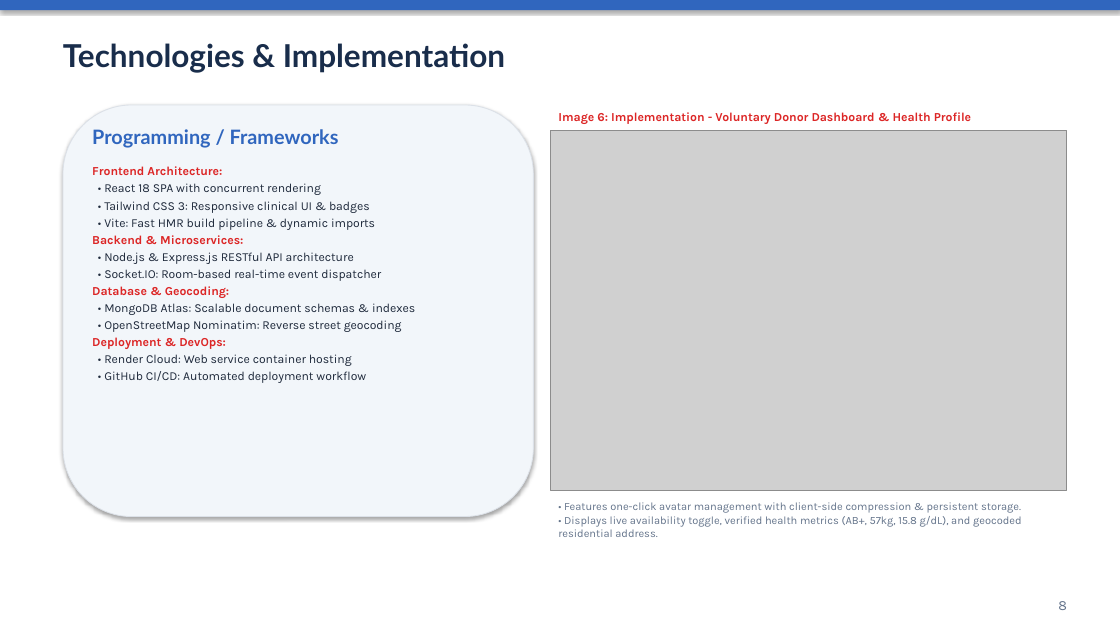
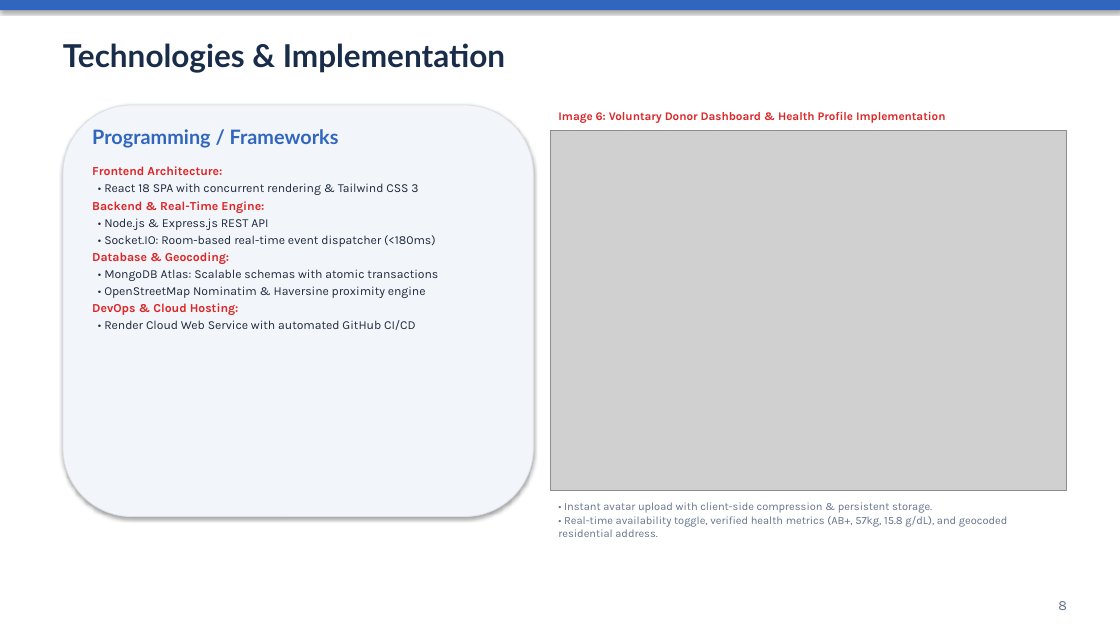
Before and after one commit to rohitmanu-design/BloodNet, a slide deck: slide 8 of BLOODNET_PROJECT_PRESENTATION.pptx. Drawn at 1120x630 pixels with LibreOffice and Linux fonts; fonts in the diff are those of the drawing; grey boxes stand for pictures. Boxes give left, top, right and bottom in pixels: in the first picture for what was removed or moved away, otherwise in the second. Text is boxed around its words. In the diff, an @@ line names an element or a change of style, - is before the commit and + after.

```diff
--- a/BLOODNET_PROJECT_PRESENTATION.pptx
+++ b/BLOODNET_PROJECT_PRESENTATION.pptx
@@ text at (x1=558, y1=111, x2=945, y2=123): text changed; size 10.5 to 10 pt @@
-Image 6: Implementation - Voluntary Donor Dashboard & Health Profile
+Image 6: Voluntary Donor Dashboard & Health Profile Implementation
@@ text at (x1=92, y1=183, x2=436, y2=247): text changed @@
-• React 18 SPA with concurrent rendering
-• Tailwind CSS 3: Responsive clinical UI & badges
-• Vite: Fast HMR build pipeline & dynamic imports
-Backend & Microservices:
-• Node.js & Express.js RESTful API architecture
-• Socket.IO: Room-based real-time event dispatcher
+• React 18 SPA with concurrent rendering & Tailwind CSS 3
+Backend & Real-Time Engine:
+• Node.js & Express.js REST API
+• Socket.IO: Room-based real-time event dispatcher (<180ms)
@@ text at (x1=92, y1=269, x2=438, y2=330): text changed @@
-• MongoDB Atlas: Scalable document schemas & indexes
-• OpenStreetMap Nominatim: Reverse street geocoding
-Deployment & DevOps:
-• Render Cloud: Web service container hosting
-• GitHub CI/CD: Automated deployment workflow
+• MongoDB Atlas: Scalable schemas with atomic transactions
+• OpenStreetMap Nominatim & Haversine proximity engine
+DevOps & Cloud Hosting:
+• Render Cloud Web Service with automated GitHub CI/CD
@@ text at (x1=558, y1=502, x2=1008, y2=537): text changed @@
-• Features one-click avatar management with client-side compression & persistent storage.
-• Displays live availability toggle, verified health metrics (AB+, 57kg, 15.8 g/dL), and geocoded residential address.
+• Instant avatar upload with client-side compression & persistent storage.
+• Real-time availability toggle, verified health metrics (AB+, 57kg, 15.8 g/dL), and geocoded residential address.
```
Also in this commit, not shown: 11 other slides changed, 5 other files.
